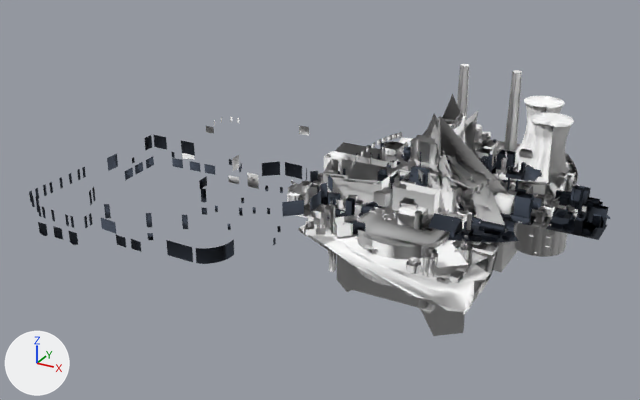
An edit to the glTF model gh-pages/models/fp_island2.glb, drawn before and after from the same camera.
The view is the same before and after, from a camera (50 mm lens) standing at (419.0, -1080.0, 492.0) and looking at (-130.0, -82.0, -7.0). Every picture has the same lights, and +X, +Y and +Z are marked at lower left. The older version comes first.

In view in the first picture: 'GC_Footprint_AA_LongDist', 'GC_Footprint_AH_LongDist', 'GC_Footprint_AJ_LongDist', 'GC_Footprint_CC_LongDist', 'GC_Footprint_CF_LongDist', 'GC_Footprint_CG_LongDist', 'GC_Footprint_CJ_LongDist', 'GC_Footprint_DF_LongDist', 'GC_Footprint_LG_Reflections', 'GC_Footprint_STD_Reflection', 'GC_Footprint_VPOW_LongDist', 'GC_Footprint_VRS_LongDist', 'GC_Footprint_ZA_Reflection', 'GC_Footprint_ZD_Reflection' and 26 more.
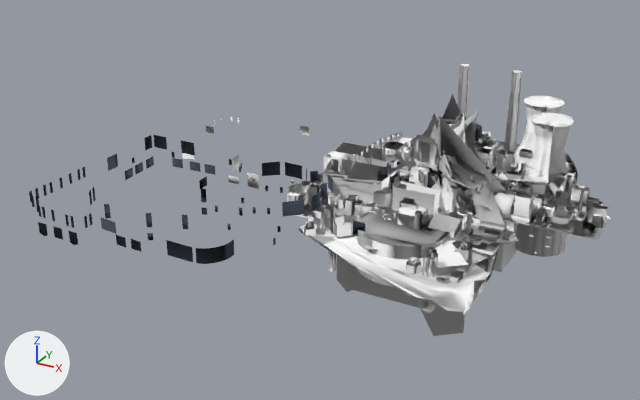
Pixel boxes (x1, y1, x2, y2) of what changed, in the pictures (640 x 400 px):
'GC_Footprint_DF_LongDist', recoloured
    both: (321, 139, 542, 242)
'GC_Footprint_AJ_LongDist', recoloured (lighter)
    both: (478, 153, 611, 240)
'GC_Footprint_AA_LongDist', recoloured (greyish blue to white)
    both: (408, 152, 430, 187)
'GC_Footprint_AH_LongDist', recoloured
    both: (427, 114, 482, 188)

Patch to the scene script:
```diff
--- a/gh-pages/models/fp_island2.glb.py
+++ b/gh-pages/models/fp_island2.glb.py
@@ me_gc_footprint_aa_longdist @@
 me_gc_footprint_aa_longdist.from_pydata(...)  # 148 vertices, 281 faces; spans x -22.0..22.0, y -60.0..60.0, z -76.0..76.0
-me_gc_footprint_aa_longdist.materials.append(mat_dark)  # greyish blue #424b59
+me_gc_footprint_aa_longdist.materials.append(mat_gc_longdist_island1_fp1_2x)  # white #ffffff
@@ me_gc_footprint_ah_longdist @@
 me_gc_footprint_ah_longdist.from_pydata(...)  # 717 vertices, 1120 faces; spans x -29.0..37.0, y -49.0..137.0, z 0.0..80.0
-me_gc_footprint_ah_longdist.materials.append(mat_bakegroup_island1_a0_2x)  # white #ffffff
+me_gc_footprint_ah_longdist.materials.append(mat_dark)  # greyish blue #424b59
@@ me_gc_footprint_aj_longdist @@
 me_gc_footprint_aj_longdist.from_pydata(...)  # 1078 vertices, 1318 faces; spans x -4.0..243.0, y -38.0..113.0, z 0.0..48.0
-me_gc_footprint_aj_longdist.materials.append(mat_dark)  # greyish blue #424b59
+me_gc_footprint_aj_longdist.materials.append(mat_bakegroup_island1_a0_2x)  # white #ffffff
@@ me_gc_footprint_df_longdist @@
 me_gc_footprint_df_longdist.from_pydata(...)  # 932 vertices, 1149 faces; spans x -156.0..156.0, y -145.0..136.0, z -1.0..51.0
-me_gc_footprint_df_longdist.materials.append(mat_dark)  # greyish blue #424b59
+me_gc_footprint_df_longdist.materials.append(mat_gc_longdist_island2_fp1_2x)  # white #ffffff
```
